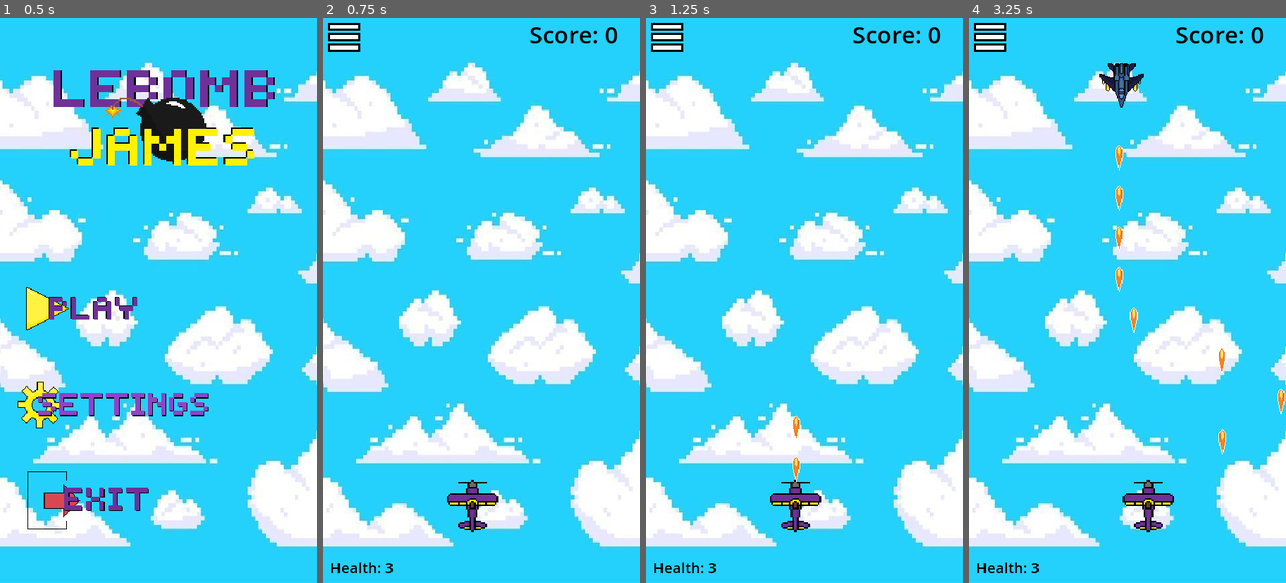
Above: before the commit, frames 1-4 (left to right).
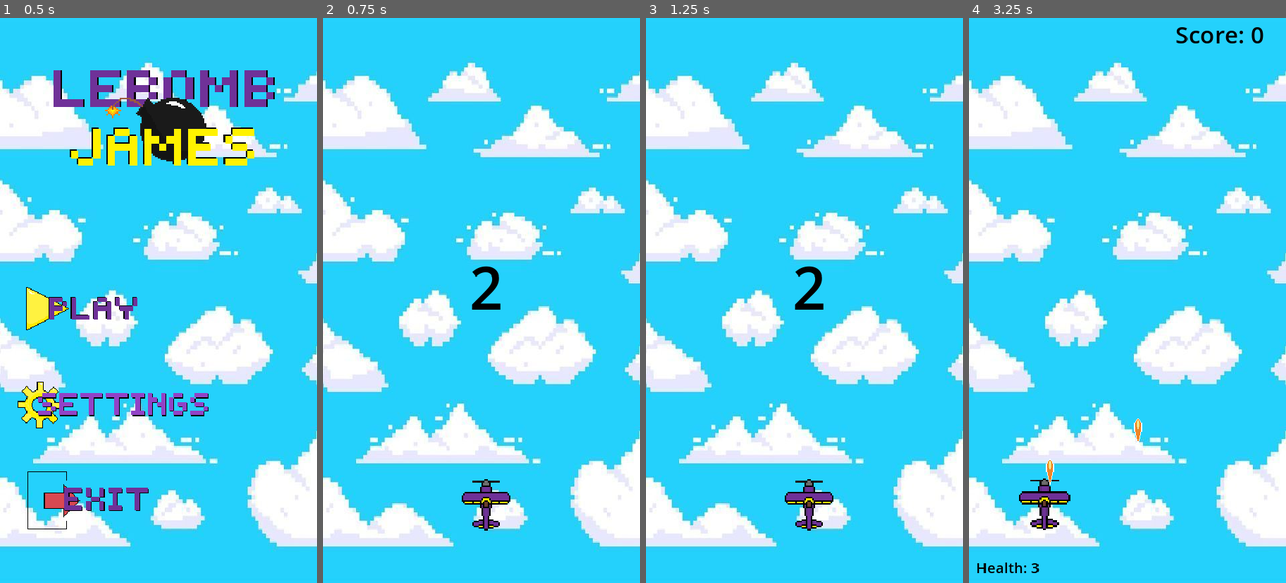
Above: after the commit, the same moments.

Repository: edmundyu2008/LeBombJames
Game: Godot game, scene res://UI/main_menu.tscn
Two runs of this game, one before a commit and one after it. Both use one fixed random seed, a clock stepped at 60 frames per second and the inputs below.
Inputs (mouse positions are in pixels of both pictures, inside the frame that each line leads up to):
- Up to frame 1 (0.5 s): no input
- Up to frame 2 (0.75 s): click (411, 311) at 0.5 s
- Up to frame 3 (1.25 s): no input
- Up to frame 4 (3.25 s): click (1010, 63) at 1.27 s; tap Enter (ui_accept) at 2, 2.1, 2.27, 2.57, 2.85, 3.02 s; hold Right (ui_right) 2.03-2.78 s; hold Left (ui_left) from 2.78 s (still down)

Frame 1 is identical in both runs. In frame 2, 2.1% of the frame differs, in the area x 1-93%, y 0-99%; in frame 3, 2.2%; in frame 4, 3.0%, in the area x 1-100%, y 0-91%.

Commit message:
gameprototype

Diff:
--- /dev/null
+++ b/Countdown.gd
@@ -0,0 +1,21 @@
+extends Control
+
+var label = Label
+var time = Timer
+
+
+func _ready():
+	label = $Label
+	time = $Timer
+	time.start()
+
+
+func start_game():
+	var time_left = time.time_left
+	var second = int(time_left) % 60
+	return [second]
+
+func _process(delta):
+	label.text = "%01d" % start_game()
+	if time.time_left <= 1:
+		get_tree().change_scene_to_file("res://main.tscn")
--- /dev/null
+++ b/PauseMenu.gd
@@ -0,0 +1,36 @@
+extends Control
+
+
+func resume():
+	self.hide()
+	get_tree().paused = false
+
+func pause():
+	self.show()
+	get_tree().paused = true
+
+func testEsc():
+	if Input.is_action_just_pressed("escape") and !get_tree().paused:
+		pause()
+	elif Input.is_action_just_pressed("escape") and get_tree().paused:
+		resume()
+
+
+
+
+func _on_resume_pressed():
+	resume()
+
+
+func _on_restart_pressed():
+	resume()
+	get_tree().reload_current_scene()
+
+
+func _on_exit_pressed():
+	get_tree().paused = false
+	self.visible = false
+	get_tree().change_scene_to_file("res://UI/main_menu.tscn")
+
+func _process(_delta):
+	testEsc()
--- a/UI/MainMenu.gd
+++ b/UI/MainMenu.gd
@@ -3,7 +3,7 @@
 
 
 func _on_texture_button_pressed():
-	get_tree().change_scene_to_file("res://main.tscn")
+	get_tree().change_scene_to_file("res://UI/countdown.tscn")
 
 
 
--- /dev/null
+++ b/UI/countdown.tscn
@@ -0,0 +1,40 @@
+[gd_scene load_steps=4 format=3 uid="uid://dqj3joh0yuscj"]
+
+[ext_resource type="Script" path="res://Countdown.gd" id="1_uln5o"]
+[ext_resource type="Texture2D" uid="uid://ckm2fgpaiol5h" path="res://gamebg.jpg" id="2_s2o6m"]
+[ext_resource type="Texture2D" uid="uid://dgmft2q37eiop" path="res://player_plane/player1.png" id="3_5rcr4"]
+
+[node name="Countdown" type="Control"]
+layout_mode = 3
+anchors_preset = 15
+anchor_right = 1.0
+anchor_bottom = 1.0
+grow_horizontal = 2
+grow_vertical = 2
+script = ExtResource("1_uln5o")
+
+[node name="Background" type="TextureRect" parent="."]
+layout_mode = 0
+offset_right = 540.0
+offset_bottom = 960.0
+texture = ExtResource("2_s2o6m")
+
+[node name="Timer" type="Timer" parent="."]
+wait_time = 3.0
+
+[node name="Label" type="Label" parent="."]
+layout_mode = 0
+offset_left = 249.0
+offset_top = 388.0
+offset_right = 306.0
+offset_bottom = 525.0
+theme_override_colors/font_color = Color(0, 0, 0, 1)
+theme_override_font_sizes/font_size = 100
+text = "6"
+horizontal_alignment = 1
+vertical_alignment = 1
+
+[node name="Sprite2D" type="Sprite2D" parent="."]
+position = Vector2(279, 830)
+scale = Vector2(1.30313, 1.3625)
+texture = ExtResource("3_5rcr4")
--- /dev/null
+++ b/UI/pause_menu.tscn
@@ -0,0 +1,49 @@
+[gd_scene load_steps=5 format=3 uid="uid://dbc6wuup05crm"]
+
+[ext_resource type="Script" path="res://PauseMenu.gd" id="1_tkgxw"]
+[ext_resource type="Texture2D" uid="uid://ceeqmxu057v2" path="res://UI/pauseresume.png" id="2_q160l"]
+[ext_resource type="Texture2D" uid="uid://vdy5symqu8hv" path="res://UI/pauserestart.png" id="3_xn3pc"]
+[ext_resource type="Texture2D" uid="uid://b852t733r7unj" path="res://UI/pauseexit.png" id="4_1kus6"]
+
+[node name="PauseMenu" type="Control"]
+process_mode = 3
+layout_mode = 3
+anchors_preset = 15
+anchor_right = 1.0
+anchor_bottom = 1.0
+grow_horizontal = 2
+grow_vertical = 2
+script = ExtResource("1_tkgxw")
+
+[node name="PanelContainer" type="PanelContainer" parent="."]
+layout_mode = 0
+offset_left = 127.0
+offset_top = 179.0
+offset_right = 250.0
+offset_bottom = 423.0
+scale = Vector2(2.5, 2.5)
+
+[node name="VBoxContainer" type="VBoxContainer" parent="PanelContainer"]
+layout_mode = 2
+
+[node name="Resume" type="TextureButton" parent="PanelContainer/VBoxContainer"]
+layout_mode = 2
+size_flags_horizontal = 4
+texture_normal = ExtResource("2_q160l")
+
+[node name="Restart" type="TextureButton" parent="PanelContainer/VBoxContainer"]
+layout_mode = 2
+size_flags_horizontal = 4
+size_flags_vertical = 6
+size_flags_stretch_ratio = 20.0
+texture_normal = ExtResource("3_xn3pc")
+
+[node name="Exit" type="TextureButton" parent="PanelContainer/VBoxContainer"]
+layout_mode = 2
+size_flags_horizontal = 4
+size_flags_vertical = 10
+texture_normal = ExtResource("4_1kus6")
+
+[connection signal="pressed" from="PanelContainer/VBoxContainer/Resume" to="." method="_on_resume_pressed"]
+[connection signal="pressed" from="PanelContainer/VBoxContainer/Restart" to="." method="_on_restart_pressed"]
+[connection signal="pressed" from="PanelContainer/VBoxContainer/Exit" to="." method="_on_exit_pressed"]
--- a/main.gd
+++ b/main.gd
@@ -5,8 +5,6 @@
 @onready var plane: Node2D = $Plane
 @onready var score_label: Label = $ScoreLabel
 @onready var health_label: Label = $HealthLabel
-
-
 
 func _ready() -> void:
 	randomize()
@@ -19,7 +17,6 @@
 		get_tree().change_scene_to_file("res://UI/you_died.tscn")
 		)
 
-
 func update_score_label(new_score: int) -> void:
 	score_label.text = "Score: " + str(new_score)
 
--- a/main.tscn
+++ b/main.tscn
@@ -5,7 +5,7 @@
 [ext_resource type="PackedScene" uid="uid://cltw1jastd5q3" path="res://player_plane/plane.tscn" id="2_31cqr"]
 [ext_resource type="Resource" uid="uid://crfoy43it46ev" path="res://game_stats.tres" id="2_yk8ov"]
 [ext_resource type="PackedScene" uid="uid://cay4vl7nga5bg" path="res://opps/opp_generator.tscn" id="3_jg6w0"]
-[ext_resource type="Texture2D" uid="uid://bmeuwh7h8wwgw" path="res://UI/ingamepause.png" id="6_t6vyj"]
+[ext_resource type="PackedScene" uid="uid://dbc6wuup05crm" path="res://UI/pause_menu.tscn" id="7_45hcr"]
 
 [node name="Game" type="Node2D"]
 script = ExtResource("1_0qyg6")
@@ -16,16 +16,8 @@
 offset_bottom = 960.0
 texture = ExtResource("1_g5nok")
 
-[node name="TextureButton" type="TextureButton" parent="."]
-offset_left = -20.0
-offset_top = -13.0
-offset_right = 32.0
-offset_bottom = 36.0
-scale = Vector2(3.5, 3.5)
-texture_normal = ExtResource("6_t6vyj")
-
 [node name="Plane" parent="." instance=ExtResource("2_31cqr")]
-position = Vector2(256, 832)
+position = Vector2(280, 829)
 
 [node name="OppGenerator" parent="." instance=ExtResource("3_jg6w0")]
 
@@ -46,4 +38,7 @@
 theme_override_font_sizes/font_size = 25
 text = "Health:"
 
-[connection signal="pressed" from="TextureButton" to="." method="_on_texture_button_pressed"]
+[node name="CanvasLayer" type="CanvasLayer" parent="."]
+
+[node name="PauseMenu" parent="CanvasLayer" instance=ExtResource("7_45hcr")]
+visible = false
--- a/project.godot
+++ b/project.godot
@@ -29,6 +29,14 @@
 window/stretch/mode="canvas_items"
 window/handheld/orientation=1
 
+[input]
+
+escape={
+"deadzone": 0.5,
+"events": [Object(InputEventKey,"resource_local_to_scene":false,"resource_name":"","device":0,"window_id":0,"alt_pressed":false,"shift_pressed":false,"ctrl_pressed":false,"meta_pressed":false,"pressed":false,"keycode":0,"physical_keycode":4194305,"key_label":0,"unicode":0,"echo":false,"script":null)
+]
+}
+
 [layer_names]
 
 2d_render/layer_1="player_hurtbox"
